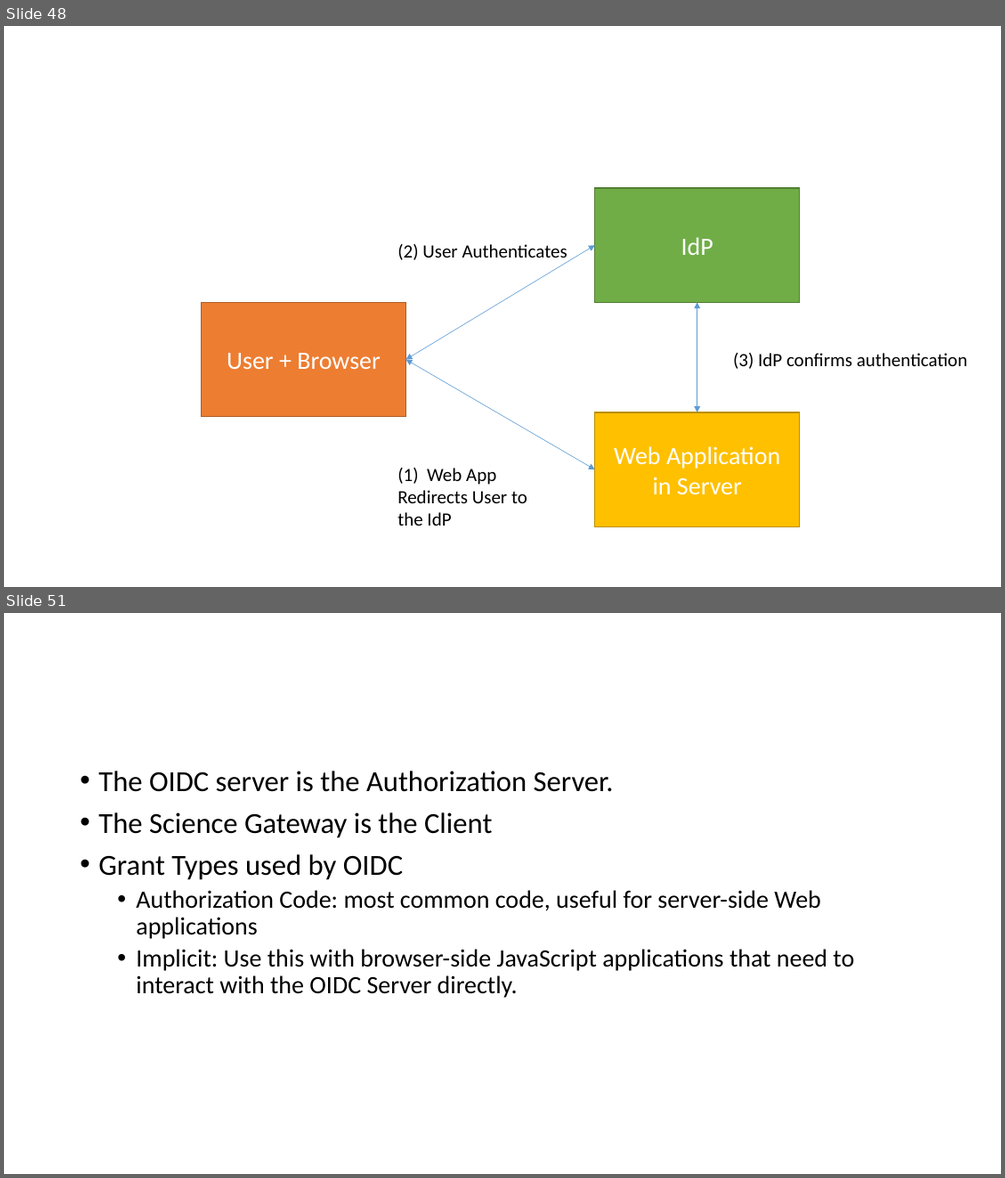
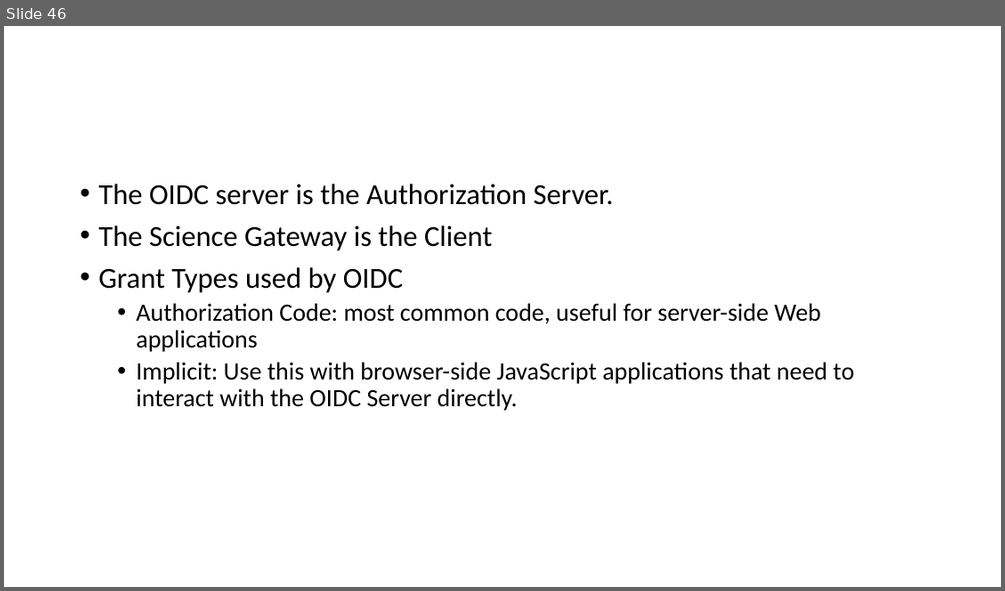
Before and after one commit to airavata-courses/airavata-courses.github.io, a slide deck: slides/Fall2017-OAuth2-OIDC.pptx. Shown one above the other, each under a label of ours: slides 48 and 51 before the commit, slide 46 after it; the slides between them are not shown. The pictures are 1005x1178 and 1005x591 pixels, drawn with LibreOffice and Linux fonts; fonts in the diff are those of the drawing. Boxes give left, top, right and bottom in pixels: in the first picture for what was removed or moved away, otherwise in the second. Text is boxed around its words. In the diff, an @@ line names an element or a change of style, - is before the commit and + after.

```diff
--- a/slides/Fall2017-OAuth2-OIDC.pptx
+++ b/slides/Fall2017-OAuth2-OIDC.pptx
@@ slide 48 removed at [4, 26, 1001, 587], background #FFFFFF @@
@@ title removed at [73, 56, 933, 164] @@
@@ rectangle removed at [595, 188, 800, 303] @@
-IdP
@@ text removed at [397, 244, 567, 263] @@
-(2) User Authenticates
@@ double arrow removed from (406, 360) to (595, 245) @@
@@ rectangle removed at [202, 302, 406, 417] @@
-User + Browser
@@ double arrow removed from (697, 412) to (697, 302) @@
@@ double arrow removed from (406, 360) to (595, 469) @@
@@ text removed at [733, 353, 967, 369] @@
-(3) IdP confirms authentication
@@ rectangle removed at [595, 412, 800, 527] @@
-Web Application in Server
@@ text removed at [397, 467, 527, 525] @@
-(1) Web App Redirects User to the IdP
@@ what was slide 51 is now slide 46 @@
```
Also in this commit, not shown: 14 slides changed, 2 slides added, 6 other slides removed.
